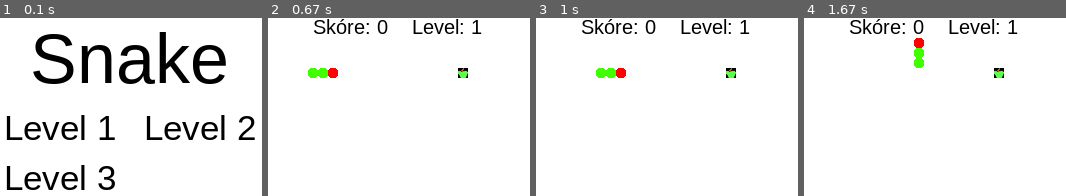
Above: before the commit, frames 1-4 (left to right).
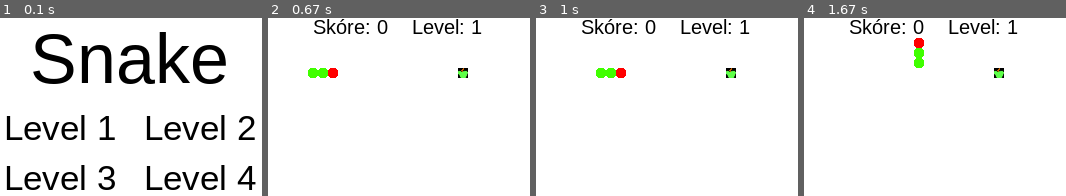
Above: after the commit, the same moments.

Repository: gitofson/python
Game: pygame game, started from w08_pygame/i_snake_2.py
Same seed, same stepped clock (60 frames per second), same inputs: the game is played once before the commit and once after it.
Inputs:
- Up to frame 1 (0.1 s): no input
- Up to frame 2 (0.67 s): click "Level 1" at 0.38 s
- Up to frame 3 (1 s): hold Right from 0.67 s (still down)
- Up to frame 4 (1.67 s): release Right at 1.13 s; hold Up 1.17-1.63 s

The runs differ from the first frame. In frame 1, 2.0% of the frame differs, in the area x 55-98%, y 82-97%; in frame 2, nothing differs; in frame 3, nothing differs; in frame 4, nothing differs.

Commit message:
Mensi zmeny

Diff:
--- a/w08_pygame/i_snake_2.py
+++ b/w08_pygame/i_snake_2.py
@@ -125,7 +125,7 @@
         nazev = font.render("Snake", 1, (0, 0, 0))
         render_levelu = [font2.render(f"Level {i}", 1, (0, 0, 0)) for i in range(1, 5)]
         self._display_surf.blit(nazev, (self.B_WIDTH/2 - nazev.get_width()/2, self.B_HEIGHT - nazev.get_height() - 220))
-        for i in range(3):
+        for i in range(4):
             self._display_surf.blit(render_levelu[i], (self.B_WIDTH - render_levelu[i].get_width()/2 - (220 if i % 2 == 0 else 80), self.B_HEIGHT/4 - render_levelu[i].get_height()/2 + (35 if i <= 1 else 85)))
         #self._display_surf.blit(render_levelu[1], (self.B_WIDTH - render_levelu[1].get_width()/2 - 80, self.B_HEIGHT/4 - render_levelu[1].get_height()/2 + 35))
         #self._display_surf.blit(render_levelu[2], (self.B_WIDTH - render_levelu[2].get_width()/2 - 220, self.B_HEIGHT/4 - render_levelu[2].get_height()/2 + 85))
